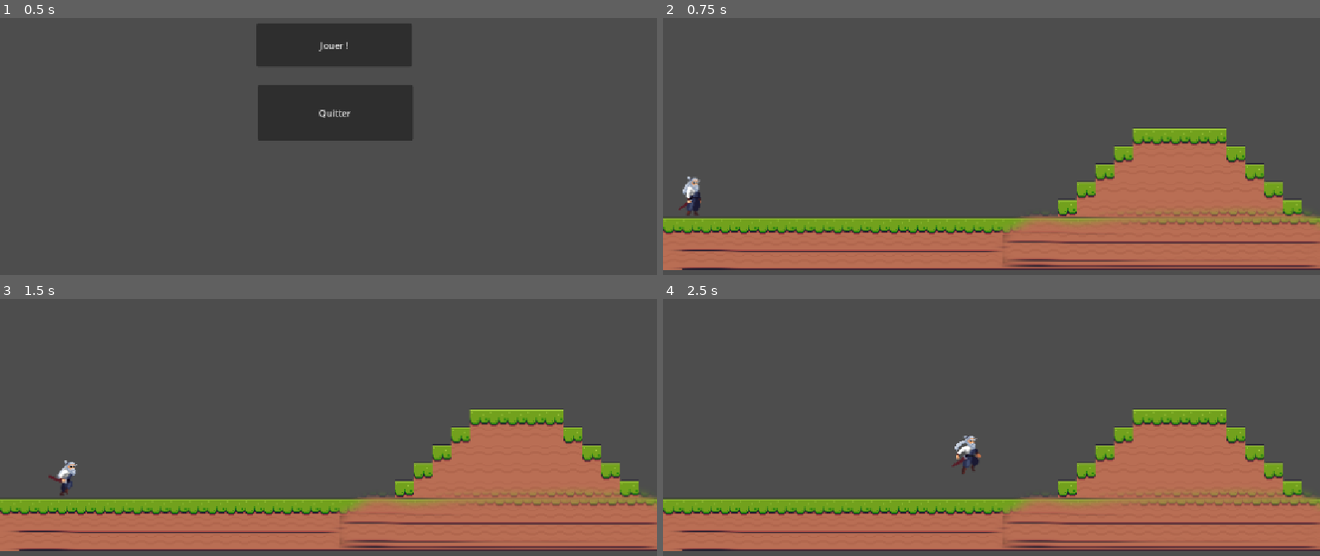
Above: before the commit, frames 1-4 (two rows, left to right).
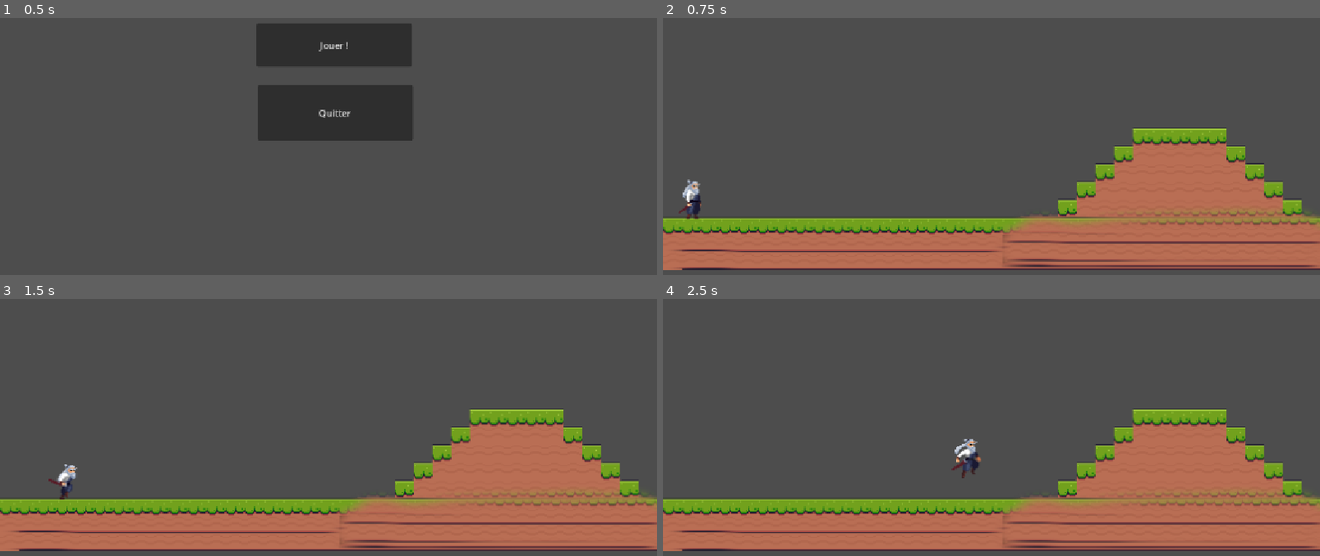
Above: after the commit, the same moments.

Repository: terenceithaque/ep8IMJ-platformer_2d
Game: Godot game, scene res://scenes/main.tscn
The game is run twice, just before and just after one commit, with the same random seed, the same clock (stepped at 60 frames per second) and the same inputs.
Inputs:
- Up to frame 1 (0.5 s): no input
- Up to frame 2 (0.75 s): click "Jouer !" at 0.5 s
- Up to frame 3 (1.5 s): tap Enter at 1.25 s; hold D (droite) from 1.28 s (still down); tap H (attaque) at 1.35 s
- Up to frame 4 (2.5 s): keep holding D (droite); tap Space (saut) at 1.52, 2.27 s; tap Ctrl (courrir) at 2.1 s

Frame 1 is identical in both runs. In frame 2, 0.3% of the frame differs, in the area x 2-6%, y 61-79%; in frame 3, 0.2%; in frame 4, 0.4%, in the area x 43-49%, y 53-70%.

Commit message:
Ajouté la fonction is_out_of_screen() dans player.gd

Diff:
--- a/platformer-2d/scenes/level_1.tscn
+++ b/platformer-2d/scenes/level_1.tscn
@@ -2,8 +2,10 @@
 
 [ext_resource type="PackedScene" uid="uid://dkeaifsu4w2cy" path="res://scenes/player.tscn" id="1_014kd"]
 [ext_resource type="Texture2D" uid="uid://dvt3ptqrpsbee" path="res://assets/img/scenes/level_1.png" id="1_bswci"]
+[ext_resource type="Script" uid="uid://ogs64slfnsti" path="res://scripts/scenes/level_1.gd" id="1_rus8k"]
 
 [node name="level1" type="Node2D" unique_id=83082200]
+script = ExtResource("1_rus8k")
 
 [node name="canvas" type="StaticBody2D" parent="." unique_id=455849484]
 position = Vector2(3, 0)
--- a/platformer-2d/scenes/player.tscn
+++ b/platformer-2d/scenes/player.tscn
@@ -12,7 +12,7 @@
 [ext_resource type="Texture2D" uid="uid://chgijqih4it42" path="res://assets/img/player/RUN.png" id="9_y4r1p"]
 
 [sub_resource type="CircleShape2D" id="CircleShape2D_bswci"]
-radius = 39.051247
+radius = 33.01515
 
 [sub_resource type="AtlasTexture" id="AtlasTexture_wqfne"]
 atlas = ExtResource("2_tuyoq")
--- a/platformer-2d/scripts/player.gd
+++ b/platformer-2d/scripts/player.gd
@@ -6,7 +6,7 @@
 var SPEED = WALK_SPEED
 var gravity = ProjectSettings.get_setting("physics/2d/default_gravity")
 
-# Get the dimentions of the game window
+# Obtenir les dimensions de la fenetre de jeu
 var screen_width = ProjectSettings.get_setting("display/window/size/viewport_width")
 var screen_height = ProjectSettings.get_setting("display/window/size/viewport_height")
 
@@ -19,6 +19,17 @@
 func _ready() -> void:
 	print("Largeur de la fenetre de jeu : ", screen_width)
 	print("Hauteur de la fenetre de jeu : ", screen_height)
+
+
+func is_out_of_screen() -> bool:
+	if abs(position.x) > screen_width:
+		return true
+
+	elif abs(position.y) > screen_height:
+		return true
+
+	else:
+		return false
 
 
 # Fonction pour faire sauter le personnage
@@ -54,6 +65,7 @@
 	#print(direction)
 
 	if absi(direction) == 1:
+		print(position)
 		if not running:
 			$sprite.play("walk")
 
--- /dev/null
+++ b/platformer-2d/scripts/scenes/level_1.gd
@@ -0,0 +1,15 @@
+extends Node2D
+
+# Position d'apparition du joueur
+var SPAWN_POSITION = Vector2(0.0, 508.0)
+
+# Obtenir les dimensions de la fenetre de jeu
+var screen_width = ProjectSettings.get_setting("display/window/size/viewport_width")
+var screen_height = ProjectSettings.get_setting("display/window/size/viewport_height")
+
+
+func _process(delta: float) -> void:
+	if $player.is_out_of_screen():
+		print("Le joueur est sorti de l'écran")
+		$player.position.x = clamp($player.position.x, 0, screen_width)
+		$player.position.y = clamp($player.position.y, 0, screen_height)
Not shown, added: platformer-2d/scripts/scenes/level_1.gd.uid
